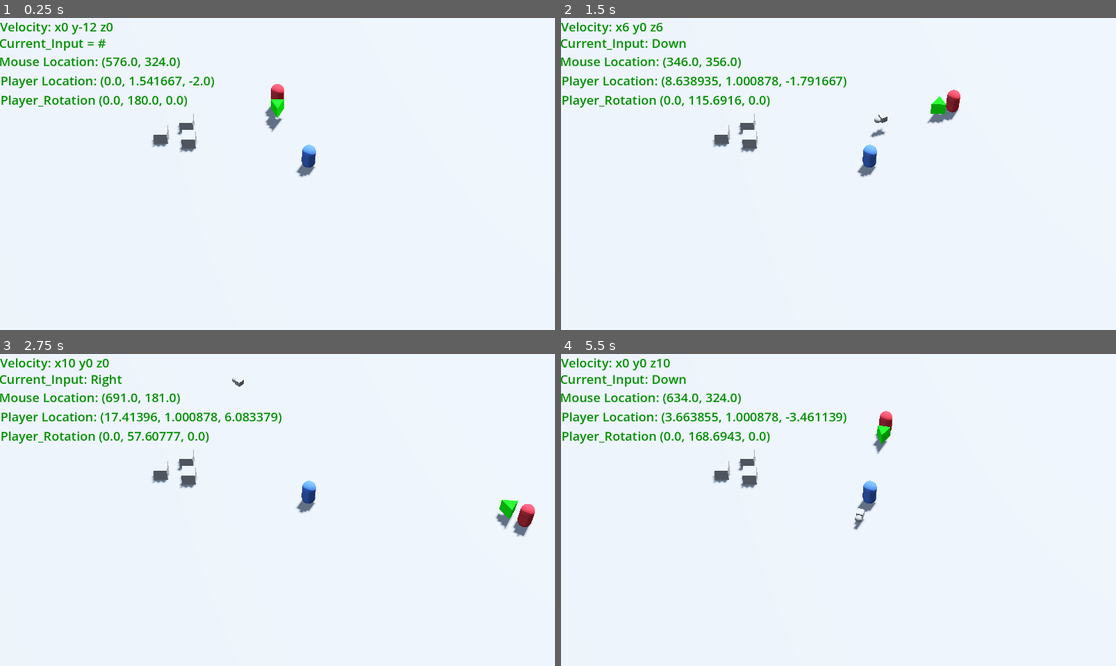
Above: before the commit, frames 1-4 (two rows, left to right).
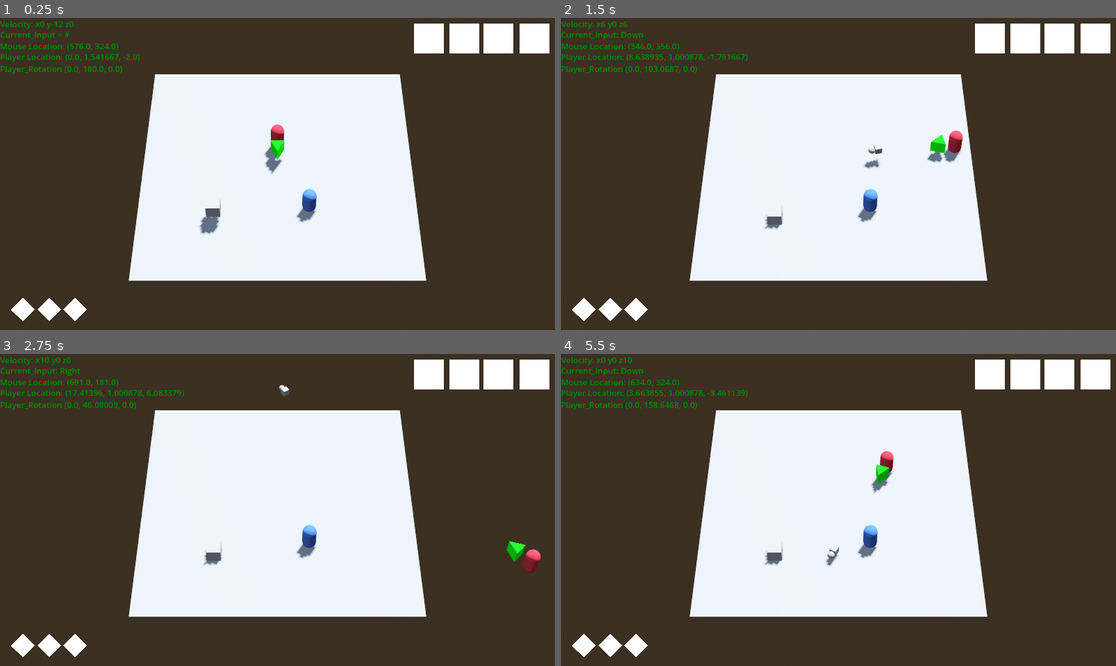
Above: after the commit, the same moments.

Repository: MichaelHayesMC/Term_3_Godot_GameName
Game: Godot game, scene res://scenes/arena.tscn
Two runs of this game, one before a commit and one after it. Both use one fixed random seed, a clock stepped at 60 frames per second and the inputs below.
Inputs (mouse positions are in pixels of both pictures, inside the frame that each line leads up to):
- Up to frame 1 (0.25 s): no input
- Up to frame 2 (1.5 s): move the mouse to (960, 158) at 0.52 s; hold D (move_right) 0.53-1.28 s; click (960, 158) at 0.6 s; tap Space (jump) at 0.77 s; move the mouse to (727, 189) at 1.27 s; hold S (move_down) from 1.28 s (still down); click (727, 189) at 1.35 s
- Up to frame 3 (2.75 s): tap Space (jump) at 1.52 s; move the mouse to (333, 441) at 2.02 s; release S (move_down) at 2.03 s; hold D (move_right) from 2.03 s (still down); click (333, 441) at 2.1 s
- Up to frame 4 (5.5 s): move the mouse to (810, 572) at 2.77 s; release D (move_right) at 2.78 s; hold W (move_up) 2.78-3.53 s; click (810, 572) at 2.85 s; tap Space (jump) at 3.02, 3.77, 4.52 s; move the mouse to (1005, 556) at 3.52 s; hold A (move_left) 3.53-5.03 s; click (1005, 556) at 3.6 s; move the mouse to (672, 463) at 4.27 s; click (672, 463) at 4.35 s; move the mouse to (866, 510) at 5.02 s; hold S (move_down) from 5.03 s (still down); click (866, 510) at 5.1 s

The runs differ from the first frame. In frame 1, 67% of the frame differs, in the area x 0-100%, y 0-100%; in frame 2, 68%; in frame 3, 67%; in frame 4, 67%.

Commit message:
GUI Tweaks
Tweaking size with prototype widget placeholders

Diff:
--- a/new-game-project/project.godot
+++ b/new-game-project/project.godot
@@ -59,3 +59,7 @@
 [rendering]
 
 rendering_device/driver.windows="d3d12"
+anti_aliasing/quality/msaa_2d=3
+anti_aliasing/quality/msaa_3d=3
+anti_aliasing/quality/screen_space_aa=2
+anti_aliasing/quality/use_taa=true
--- a/new-game-project/scenes/arena.tscn
+++ b/new-game-project/scenes/arena.tscn
@@ -24,7 +24,7 @@
 [sub_resource type="BoxMesh" id="BoxMesh_4xowi"]
 
 [sub_resource type="LabelSettings" id="LabelSettings_tyffc"]
-font_size = 26
+font_size = 17
 font_color = Color(0, 0.5568628, 0, 1)
 
 [node name="Node3D" type="Node3D" unique_id=1025241619]
@@ -37,7 +37,7 @@
 environment = SubResource("Environment_noarx")
 
 [node name="Camera3D" type="Camera3D" parent="." unique_id=792609085]
-transform = Transform3D(1, 0, 0, 0, 0.64278764, 0.76604444, 0, -0.76604444, 0.64278764, 0, 49.151608, 45.977966)
+transform = Transform3D(1, 0, 0, 0, 0.64278764, 0.76604444, 0, -0.76604444, 0.64278764, 0, 50.17838, 42.726532)
 fov = 20.0
 size = 10.0
 
@@ -50,10 +50,11 @@
 physics_material_override = SubResource("PhysicsMaterial_a202f")
 
 [node name="CollisionShape3D" type="CollisionShape3D" parent="StaticBody3D" unique_id=1521952302]
+transform = Transform3D(0, 0, 0, 0, 0, 0, 0, 0, 0, 0, 0, 0)
 shape = SubResource("WorldBoundaryShape3D_tyffc")
 
 [node name="MeshInstance3D" type="MeshInstance3D" parent="StaticBody3D" unique_id=931718446]
-transform = Transform3D(-100, 0, 0, 0, -0.1, 0, 0, 0, -100, 0, 0, 0)
+transform = Transform3D(-20, 0, 0, 0, -0.04, 0, 0, 0, -20, 0, 0, 0)
 layers = 3
 mesh = SubResource("BoxMesh_4xowi")
 
@@ -65,49 +66,84 @@
 label_settings = SubResource("LabelSettings_tyffc")
 
 [node name="Current_preview" type="Label" parent="." unique_id=1266529607]
-offset_left = -2.0
-offset_top = 34.0
-offset_right = 429.0
-offset_bottom = 94.0
+offset_top = 22.0
+offset_right = 431.0
+offset_bottom = 82.0
 size_flags_horizontal = 0
 text = "Current_Input = #"
 label_settings = SubResource("LabelSettings_tyffc")
 
 [node name="Mouse_loc" type="Label" parent="." unique_id=1079711593]
-offset_left = -2.0
-offset_top = 72.0
-offset_right = 429.0
-offset_bottom = 132.0
+offset_top = 46.0
+offset_right = 431.0
+offset_bottom = 106.0
 size_flags_horizontal = 0
 text = "Previous_Input = #"
 label_settings = SubResource("LabelSettings_tyffc")
 
 [node name="Player_direction" type="Label" parent="." unique_id=1565483740]
-offset_left = 1.0
-offset_top = 112.0
-offset_right = 432.0
-offset_bottom = 172.0
+offset_top = 68.0
+offset_right = 431.0
+offset_bottom = 128.0
 size_flags_horizontal = 0
 text = "Previous_Input = #"
 label_settings = SubResource("LabelSettings_tyffc")
 
 [node name="Player_rotation" type="Label" parent="." unique_id=1816384639]
-offset_left = 1.0
-offset_top = 152.0
-offset_right = 432.0
-offset_bottom = 212.0
+offset_top = 93.0
+offset_right = 431.0
+offset_bottom = 153.0
 size_flags_horizontal = 0
 text = "Previous_Input = #"
 label_settings = SubResource("LabelSettings_tyffc")
 
 [node name="RigidBody3D" parent="." unique_id=2104336907 instance=ExtResource("2_wl4x5")]
-transform = Transform3D(1, 0, 0, 0, 1, 0, 0, 0, 1, -6.8448186, 0.5, 0.09681654)
-
-[node name="RigidBody3D2" parent="." unique_id=391419136 instance=ExtResource("2_wl4x5")]
-transform = Transform3D(1, 0, 0, 0, 1, 0, 0, 0, 1, -8.678013, 0.5, 1.3099527)
-
-[node name="RigidBody3D3" parent="." unique_id=537413001 instance=ExtResource("2_wl4x5")]
-transform = Transform3D(1, 0, 0, 0, 1, 0, 0, 0, 1, -6.573575, 0.5, 1.8098397)
+transform = Transform3D(1, 0, 0, 0, 1, 0, 0, 0, 1, -4.49276, 1.6876602, 4.813659)
 
 [node name="Dummy" parent="." unique_id=1922773541 instance=ExtResource("2_olpmc")]
 transform = Transform3D(1, 0, 0, 0, 1, 0, 0, 0, 1, 2.2585626, 1, 3.8999844)
+
+[node name="ColorRect4" type="ColorRect" parent="." unique_id=1442981254]
+offset_left = 933.0
+offset_top = 12.0
+offset_right = 995.0
+offset_bottom = 74.0
+
+[node name="ColorRect7" type="ColorRect" parent="." unique_id=1231619401]
+offset_left = 860.0
+offset_top = 12.0
+offset_right = 922.0
+offset_bottom = 74.0
+
+[node name="ColorRect8" type="ColorRect" parent="." unique_id=1391913386]
+offset_left = 46.999977
+offset_top = 581.0
+offset_right = 81.71067
+offset_bottom = 615.7107
+rotation = 0.7853982
+
+[node name="ColorRect9" type="ColorRect" parent="." unique_id=48330440]
+offset_left = 101.99999
+offset_top = 581.0
+offset_right = 136.7107
+offset_bottom = 615.7107
+rotation = 0.7853982
+
+[node name="ColorRect10" type="ColorRect" parent="." unique_id=717276115]
+offset_left = 156.00003
+offset_top = 581.0
+offset_right = 190.71072
+offset_bottom = 615.7107
+rotation = 0.7853982
+
+[node name="ColorRect5" type="ColorRect" parent="." unique_id=733918545]
+offset_left = 1004.0
+offset_top = 12.0
+offset_right = 1066.0
+offset_bottom = 74.0
+
+[node name="ColorRect6" type="ColorRect" parent="." unique_id=1598102788]
+offset_left = 1079.0
+offset_top = 12.0
+offset_right = 1141.0
+offset_bottom = 74.0
--- a/new-game-project/scripts/character_body_3d.gd
+++ b/new-game-project/scripts/character_body_3d.gd
@@ -14,7 +14,6 @@
 const TopSpeed := 10.0
 const Jump_Strength := 15.0
 const Gravity := 50.0
-
 
 func _physics_process(delta: float) -> void:
 	mouse_loc.text = "Mouse Location: " + str(get_viewport().get_mouse_position())
@@ -91,3 +90,5 @@
 		get_tree().current_scene.add_child(bullet)
 		bullet.global_transform = $Marker3D.global_transform
 		bullet.global_rotation = $".".global_rotation
+
+#		get_slide_collision()
